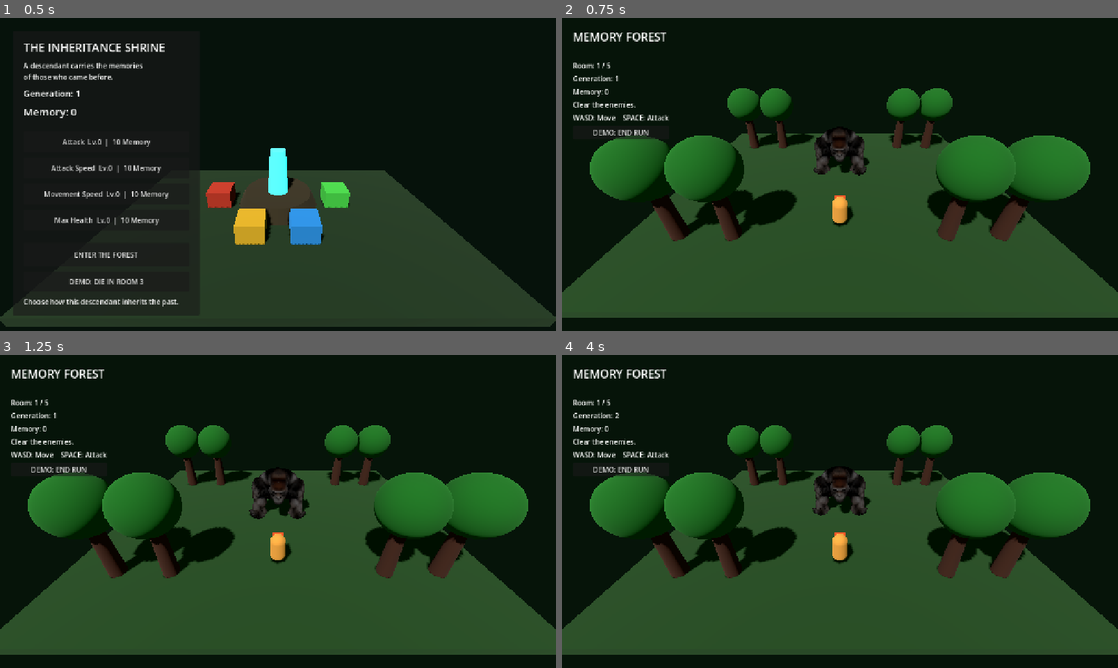
Above: before the commit, frames 1-4 (two rows, left to right).
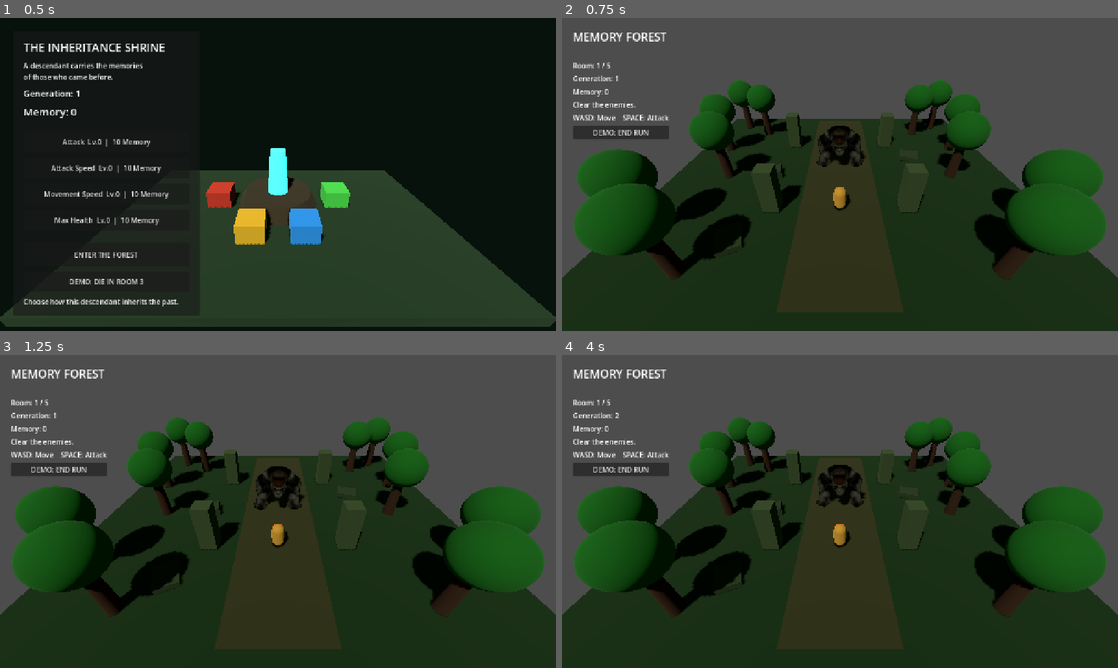
Above: after the commit, the same moments.

Repository: mnearn/Memory-Forest
Game: Godot game, scene res://inheritance_system/upgrade_shrine.tscn
Same seed, same stepped clock (60 frames per second), same inputs: the game is played once before the commit and once after it.
Inputs:
- Up to frame 1 (0.5 s): no input
- Up to frame 2 (0.75 s): click "ENTER THE FOREST" at 0.5 s
- Up to frame 3 (1.25 s): no input
- Up to frame 4 (4 s): click "DEMO: END RUN" at 1.25 s; click "DEMO: END RUN" at 2 s; hold D 2.78-3.5 s; tap Space at 3.02 s; click "ENTER THE FOREST" at 3.5 s

Frame 1 is identical in both runs. In frame 2, 94% of the frame differs, in the area x 0-100%, y 0-100%; in frame 3, 94%; in frame 4, 94%.

Commit message:
Build jungle ruins demo stage

Diff:
--- a/demo/demo_run.gd
+++ b/demo/demo_run.gd
@@ -25,56 +25,120 @@
 
 
 func _build_world() -> void:
-	var world := WorldEnvironment.new()
-	var environment := Environment.new()
-
-	environment.background_mode = Environment.BG_COLOR
-	environment.background_color = Color(0.025, 0.08, 0.035)
-	environment.ambient_light_source = Environment.AMBIENT_SOURCE_COLOR
-	environment.ambient_light_color = Color(0.35, 0.45, 0.30)
-	environment.ambient_light_energy = 0.9
-
-	world.environment = environment
-	add_child(world)
-
-	# Arena floor
+	# =========================================================
+	# ROOM 1 - JUNGLE RUINS
+	# =========================================================
+
+	# ---------------- FLOOR ----------------
 	var floor := StaticBody3D.new()
+	floor.name = "JungleFloor"
 	add_child(floor)
 
 	var floor_collision := CollisionShape3D.new()
 	var floor_shape := BoxShape3D.new()
-	floor_shape.size = Vector3(24, 0.5, 20)
+
+	floor_shape.size = Vector3(30, 0.5, 26)
 	floor_collision.shape = floor_shape
 	floor_collision.position.y = -0.25
 	floor.add_child(floor_collision)
 
 	var floor_mesh := MeshInstance3D.new()
 	var mesh := BoxMesh.new()
-	mesh.size = Vector3(24, 0.5, 20)
+
+	mesh.size = Vector3(30, 0.5, 26)
 	floor_mesh.mesh = mesh
 	floor_mesh.position.y = -0.25
 
-	var material := StandardMaterial3D.new()
-	material.albedo_color = Color(0.10, 0.20, 0.08)
-	floor_mesh.material_override = material
+	var ground_material := StandardMaterial3D.new()
+	ground_material.albedo_color = Color(0.07, 0.16, 0.06)
+
+	floor_mesh.material_override = ground_material
 	floor.add_child(floor_mesh)
 
-	# Simple jungle trees
-	for x in [-9.0, -6.0, 6.0, 9.0]:
-		_create_tree(Vector3(x, 0, -6))
-		_create_tree(Vector3(x, 0, 6))
-
+
+	# ---------------- CENTRAL PATH ----------------
+	var path := MeshInstance3D.new()
+	var path_mesh := BoxMesh.new()
+
+	path_mesh.size = Vector3(6, 0.04, 24)
+	path.mesh = path_mesh
+	path.position = Vector3(0, 0.03, 0)
+
+	var path_material := StandardMaterial3D.new()
+	path_material.albedo_color = Color(0.20, 0.17, 0.10)
+
+	path.material_override = path_material
+	add_child(path)
+
+
+	# ---------------- JUNGLE TREES ----------------
+	var tree_positions: Array[Vector3] = [
+		Vector3(-12, 0, -10),
+		Vector3(-9, 0, -8),
+		Vector3(-12, 0, -4),
+		Vector3(-10, 0, 1),
+		Vector3(-12, 0, 7),
+		Vector3(-9, 0, 10),
+
+		Vector3(12, 0, -10),
+		Vector3(9, 0, -8),
+		Vector3(12, 0, -4),
+		Vector3(10, 0, 1),
+		Vector3(12, 0, 7),
+		Vector3(9, 0, 10)
+	]
+
+	for tree_position in tree_positions:
+		_create_tree(tree_position)
+
+
+	# ---------------- RUIN PILLARS ----------------
+	_create_ruin_pillar(Vector3(-5, 0, -5))
+	_create_ruin_pillar(Vector3(5, 0, -5))
+
+	_create_ruin_pillar(Vector3(-5, 0, 5))
+	_create_ruin_pillar(Vector3(5, 0, 5))
+
+
+	# ---------------- BROKEN STONES ----------------
+	_create_ruin_stone(
+		Vector3(-6.5, 0.35, 1),
+		Vector3(2.5, 0.7, 1.3),
+		12.0
+	)
+
+	_create_ruin_stone(
+		Vector3(7, 0.25, -2),
+		Vector3(1.8, 0.5, 1.5),
+		-18.0
+	)
+
+	_create_ruin_stone(
+		Vector3(-7, 0.2, 8),
+		Vector3(1.5, 0.4, 2.0),
+		25.0
+	)
+
+
+	# ---------------- LIGHTING ----------------
 	var light := DirectionalLight3D.new()
+
 	light.rotation_degrees = Vector3(-55, -30, 0)
-	light.light_energy = 1.4
+	light.light_energy = 1.05
 	light.shadow_enabled = true
+
+	light.light_color = Color(0.85, 0.92, 0.78)
+
 	add_child(light)
 
+
+	# ---------------- CAMERA ----------------
 	var camera := Camera3D.new()
-	camera.position = Vector3(0, 9, 14)
-	camera.rotation_degrees = Vector3(-32, 0, 0)
+
+	camera.position = Vector3(0, 11, 16)
+	camera.rotation_degrees = Vector3(-36, 0, 0)
+
 	add_child(camera)
-
 
 func _create_tree(pos: Vector3) -> void:
 	var trunk := MeshInstance3D.new()
@@ -105,6 +169,44 @@
 	leaf_material.albedo_color = Color(0.06, 0.30, 0.08)
 	leaves.material_override = leaf_material
 	add_child(leaves)
+func _create_ruin_pillar(pos: Vector3) -> void:
+	var pillar := MeshInstance3D.new()
+	var pillar_mesh := BoxMesh.new()
+
+	pillar_mesh.size = Vector3(1.2, 3.5, 1.2)
+
+	pillar.mesh = pillar_mesh
+	pillar.position = pos + Vector3(0, 1.75, 0)
+
+	var material := StandardMaterial3D.new()
+	material.albedo_color = Color(0.22, 0.24, 0.18)
+
+	pillar.material_override = material
+
+	add_child(pillar)
+
+
+func _create_ruin_stone(
+	pos: Vector3,
+	size: Vector3,
+	rotation_y: float
+) -> void:
+
+	var stone := MeshInstance3D.new()
+	var stone_mesh := BoxMesh.new()
+
+	stone_mesh.size = size
+
+	stone.mesh = stone_mesh
+	stone.position = pos
+	stone.rotation_degrees.y = rotation_y
+
+	var material := StandardMaterial3D.new()
+	material.albedo_color = Color(0.17, 0.19, 0.14)
+
+	stone.material_override = material
+
+	add_child(stone)
 
 
 func _spawn_player() -> void:
